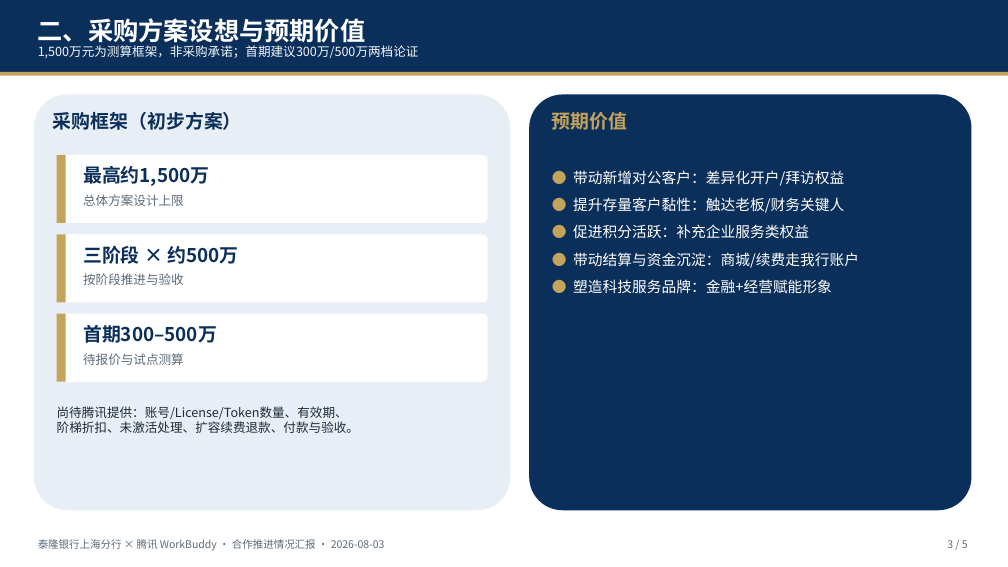
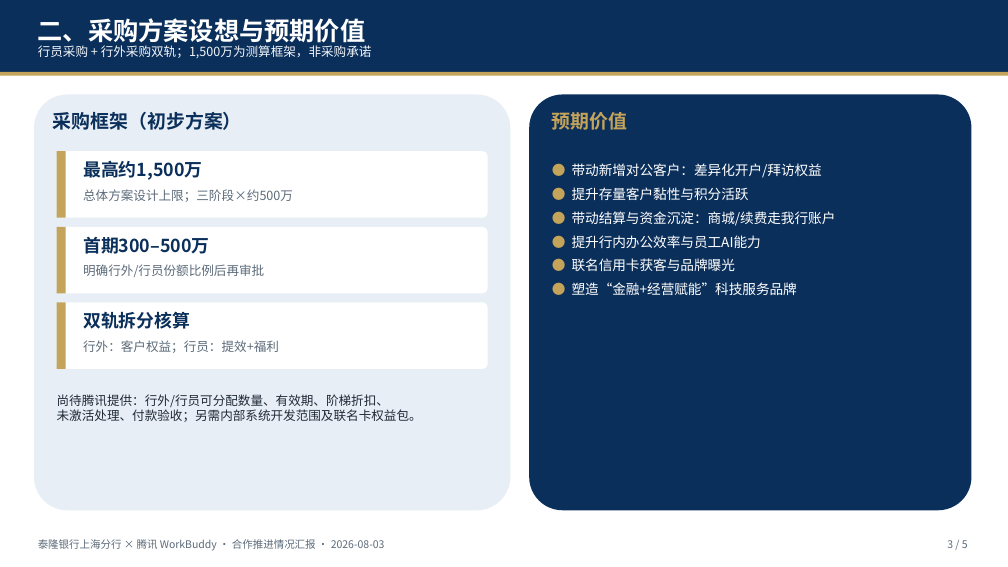
Before and after one commit to hujigang2010-maker/AIDEN, a slide deck: slide 3 of deliverables/泰隆银行上海分行与腾讯WorkBuddy合作推进情况汇报_20260803.pptx. Drawn at 1008x567 pixels with LibreOffice and Linux fonts; fonts in the diff are those of the drawing. Boxes give left, top, right and bottom in pixels: in the first picture for what was removed or moved away, otherwise in the second. Text is boxed around its words. In the diff, an @@ line names an element or a change of style, - is before the commit and + after.

```diff
--- a/deliverables/泰隆银行上海分行与腾讯WorkBuddy合作推进情况汇报_20260803.pptx
+++ b/deliverables/泰隆银行上海分行与腾讯WorkBuddy合作推进情况汇报_20260803.pptx
@@ text at [38, 45, 372, 58]: text changed @@
-1,500万元为测算框架，非采购承诺；首期建议300万/500万两档论证
+行员采购 + 行外采购双轨；1,500万为测算框架，非采购承诺
@@ text "最高约1,500万" at [83, 161, 203, 180]: size 18 to 17 pt @@
@@ text at [572, 163, 836, 226]: size 14 to 13 pt in "● 带动新增对公客户：差异化开户/拜访权益", "● 带动结算与资金沉淀：商城/续费走我行账户"; line spacing 1.55 to 1.45 @@
@@ text at [83, 189, 293, 202]: text changed @@
-总体方案设计上限
+总体方案设计上限；三阶段×约500万
@@ text at [572, 187, 749, 200]: text changed; size 14 to 13 pt @@
-● 提升存量客户黏性：触达老板/财务关键人
-● 促进积分活跃：补充企业服务类权益
+● 提升存量客户黏性与积分活跃
@@ 2 rounded rectangles, 2 rectangles: place and size @@
-2 rounded rectangles, 2 rectangles at [57, 155, 488, 302]
+2 rounded rectangles, 2 rectangles at [57, 151, 488, 293]
@@ text "首期300–500万" at [83, 237, 210, 254]: size 18 to 17 pt @@
@@ text "首期300–500万": place and size @@
-text "首期300–500万" at [83, 325, 217, 343]
+text "首期300–500万" at [83, 237, 210, 254]
@@ text at [572, 235, 797, 295]: text changed; size 14 to 13 pt @@
-● 塑造科技服务品牌：金融+经营赋能形象
+● 提升行内办公效率与员工AI能力
+● 联名信用卡获客与品牌曝光
+● 塑造“金融+经营赋能”科技服务品牌
@@ text at [83, 264, 264, 277]: text changed @@
-按阶段推进与验收
+明确行外/行员份额比例后再审批
@@ text removed at [83, 246, 238, 264] @@
-三阶段 × 约500万
@@ rounded rectangle: place and size @@
-rounded rectangle at [57, 314, 488, 382]
+rounded rectangle at [57, 302, 488, 369]
@@ rectangle: place and size @@
-rectangle at [57, 314, 66, 382]
+rectangle at [57, 302, 66, 369]
@@ text added at [83, 311, 190, 329], 17 pt, text #0B2F5B, bold @@
+双轨拆分核算
@@ text at [83, 340, 279, 353]: text changed @@
-待报价与试点测算
+行外：客户权益；行员：提效+福利
@@ text at [57, 394, 422, 422]: text changed @@
-尚待腾讯提供：账号/License/Token数量、有效期、
-阶梯折扣、未激活处理、扩容续费退款、付款与验收。
+尚待腾讯提供：行外/行员可分配数量、有效期、阶梯折扣、
+未激活处理、付款验收；另需内部系统开发范围及联名卡权益包。
```
Also in this commit, not shown: 3 other slides changed, 1 slide added, 1 slide removed, 4 other files.
